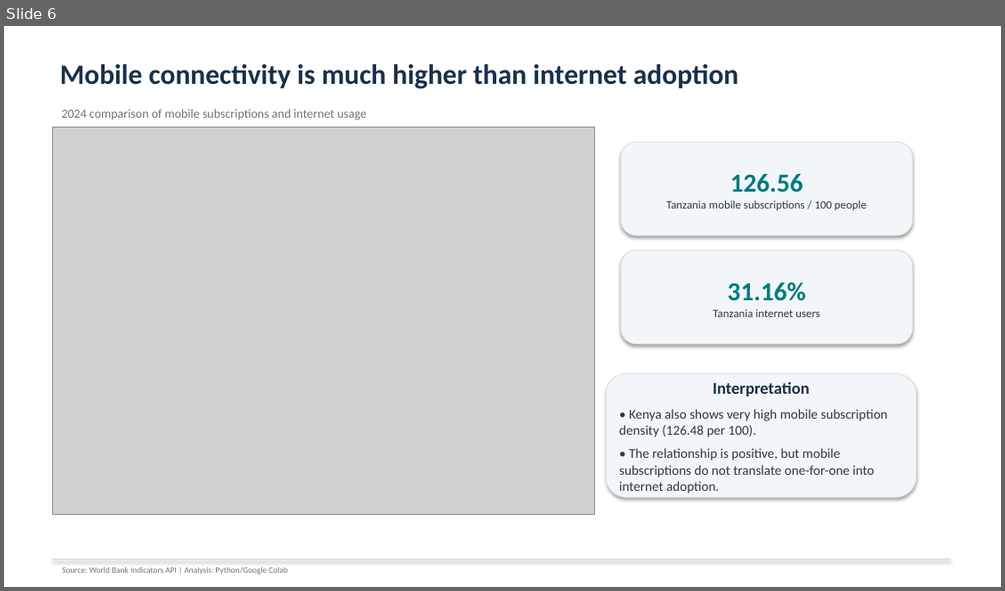
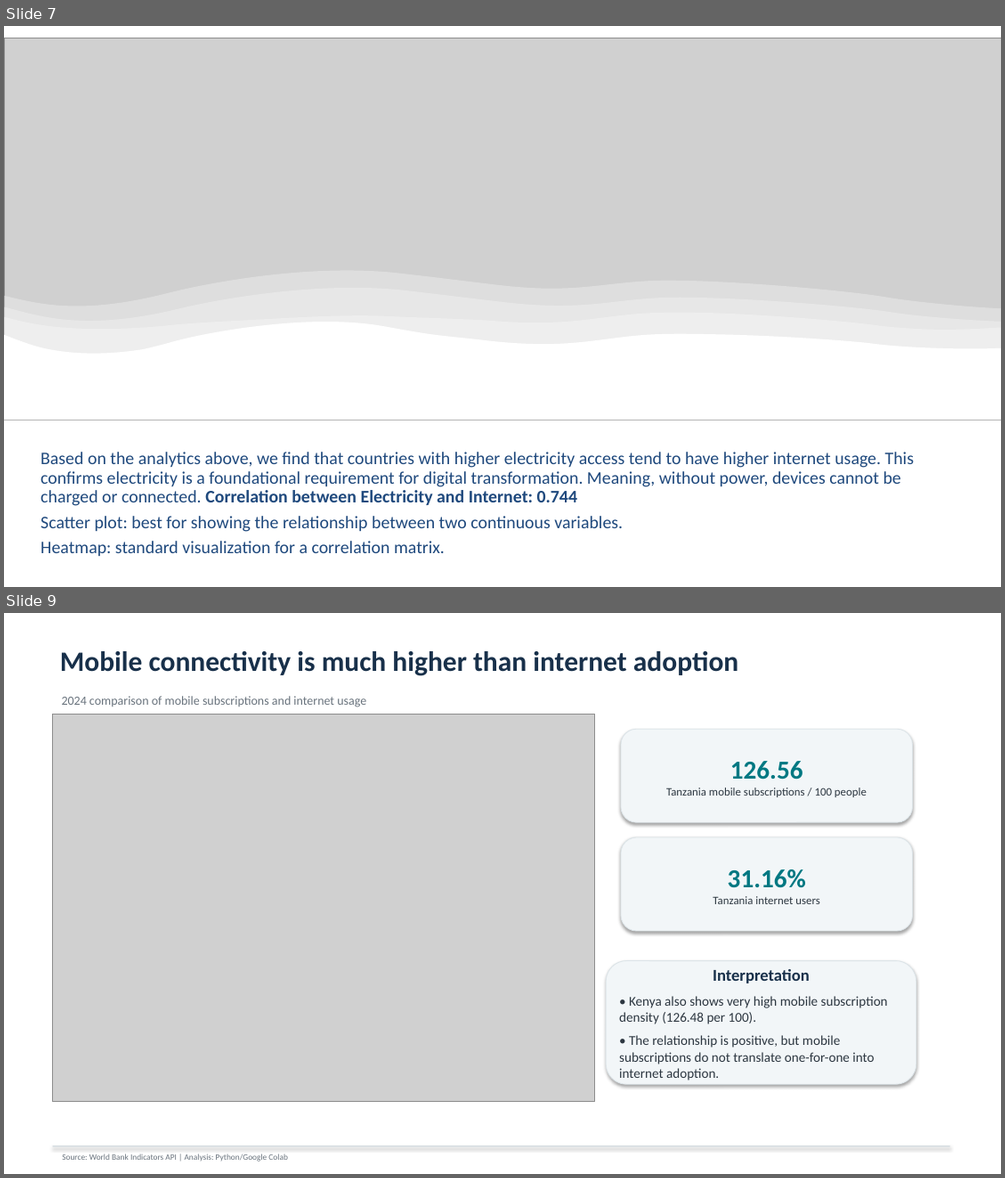
Before and after one commit to kathembo-tsongo/Digital-transformation_semester_Project_Group_2, a slide deck: Group 2 Capstone-Digital Transformation.pptx. Shown one above the other, each under a label of ours: slide 6 before the commit, slides 7 and 9 after it; the slides between them are not shown. The pictures are 1005x591 and 1005x1178 pixels, drawn with LibreOffice and Linux fonts; fonts in the diff are those of the drawing; grey boxes stand for pictures. Boxes give left, top, right and bottom in pixels: in the first picture for what was removed or moved away, otherwise in the second. Text is boxed around its words. In the diff, an @@ line names an element or a change of style, - is before the commit and + after.

```diff
--- a/Group 2 Capstone-Digital Transformation.pptx
+++ b/Group 2 Capstone-Digital Transformation.pptx
@@ slide 7 added at bbox=[4, 26, 1001, 587], background #FFFFFF @@
@@ picture added at bbox=[4, 38, 1001, 419] @@
@@ group added at bbox=[4, 271, 1001, 419]: 4 freeform shapes @@
@@ text added at bbox=[40, 451, 914, 556], 17 pt, text #1F497D @@
+Based on the analytics above, we find that countries with higher electricity access tend to have higher internet usage. This confirms electricity is a foundational requirement for digital transformation. Meaning, without power, devices cannot be charged or connected. Correlation between Electricity and Internet: 0.744
+Scatter plot: best for showing the relationship between two continuous variables.
+Heatmap: standard visualization for a correlation matrix.
@@ what was slide 6 is now slide 9 @@
```
Also in this commit, not shown: 2 slides changed, 4 other slides added, 1 slide removed, 1 other file.
